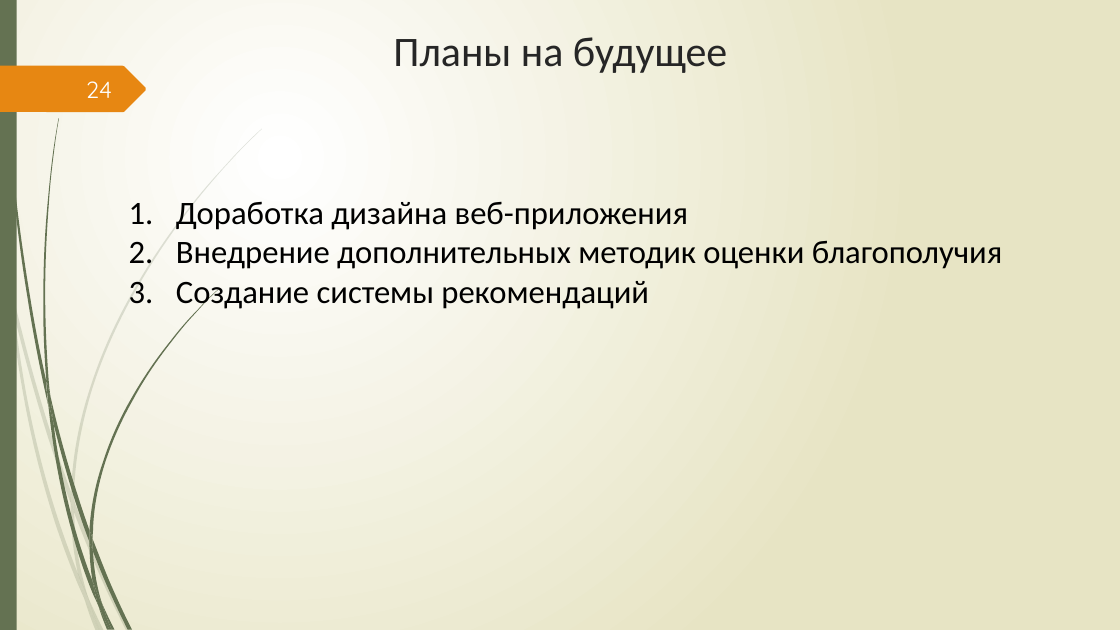
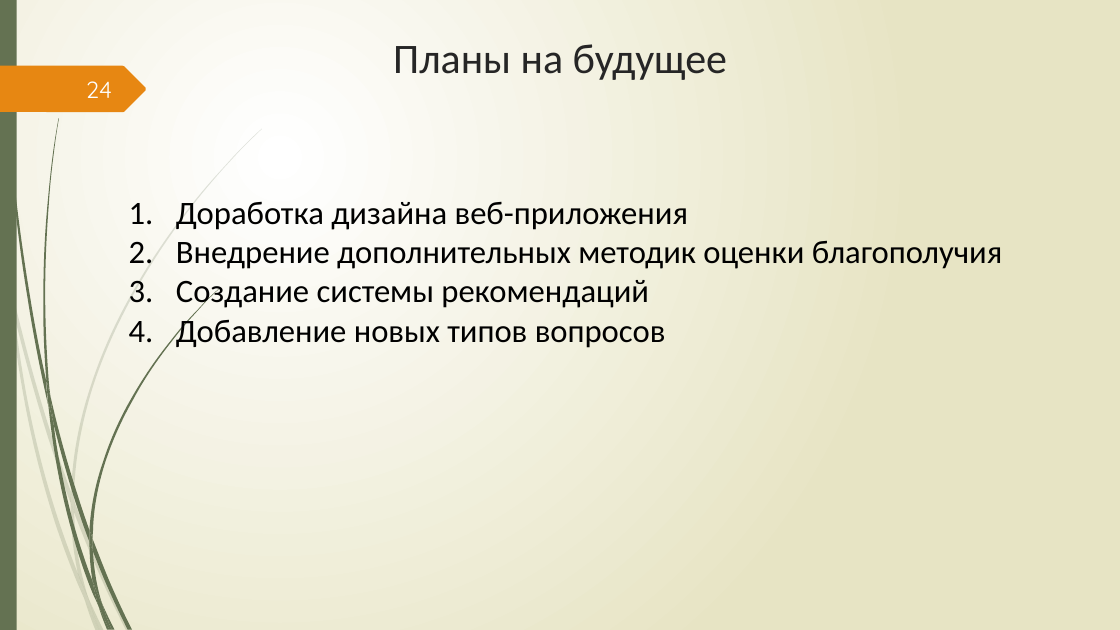
Before and after one commit to Csar9000/Quality-of-life-assessment-system, a slide deck: slide 24 of Документы/Презентация ВКР.pptx. Drawn at 1120x630 pixels with LibreOffice and Linux fonts; fonts in the diff are those of the drawing. Boxes give left, top, right and bottom in pixels: in the first picture for what was removed or moved away, otherwise in the second. Text is boxed around its words. In the diff, an @@ line names an element or a change of style, - is before the commit and + after.

```diff
--- a/Документы/Презентация ВКР.pptx
+++ b/Документы/Презентация ВКР.pptx
@@ title "Планы на будущее": place and size @@
-title "Планы на будущее" at box(393, 37, 727, 73)
+title "Планы на будущее" at box(393, 44, 727, 80)
@@ text at box(176, 315, 666, 348): paragraph added @@
+4. Добавление новых типов вопросов
```
Also in this commit, not shown: 2 other slides changed, 1 slide added, 3 other files.
